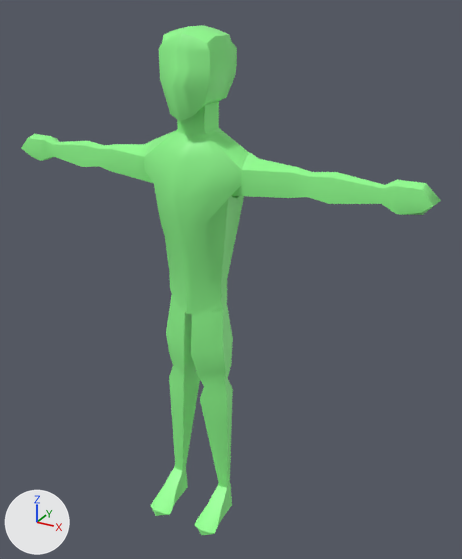
What one commit did to the FBX model Assets/Models/NPC/body1.fbx.
Both versions are drawn from a 50 mm camera at (0.0524, -0.0849, 0.0905) aimed at (0.0046, 0.002, 0.047). Arrows for +X, +Y and +Z are at lower left; the lights stay in place. Where no turn or scale is listed for an object, it has been applied to the vertices. Vertices at the same position are counted once.
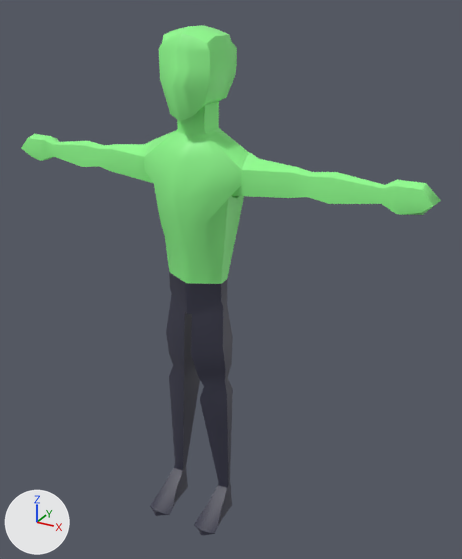
Commit message: Update body model to have colorized legs

Edits to the bpy script that builds the scene:
```text
Add mat_pants:
    mat_pants = principled_material('pants')
    mat_pants.base_color = (0.0402, 0.0405, 0.0684)  # dark blue #38394a
Change me_mesh:
    where me_mesh.from_pydata(...)  # 607 vertices, 602 faces; spans x -0.0373..0.0373, y -0.0101..0.0059, z -0.0459..0.0402
    used by ob_pcube1; location = (0.0, 0.0, 0.0467)
    me_mesh part 1: all 176 faces centred in x -0.0068..0.0068, y -0.0095..0.0025, z -0.0459..-0.0003 switch from mat_lambert2 (green #91ff8f) to mat_pants (dark blue #38394a)
```

Changed parts and their boxes (x1, y1, x2, y2) in the pictures (462 x 559 px):
part 1 of me_mesh, recoloured: (150, 272, 233, 535) in both
